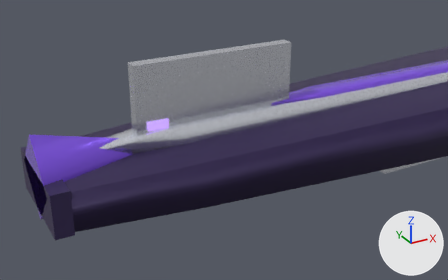
A saved change to the glTF model docs/concept-art/models/herald-hadron.glb.
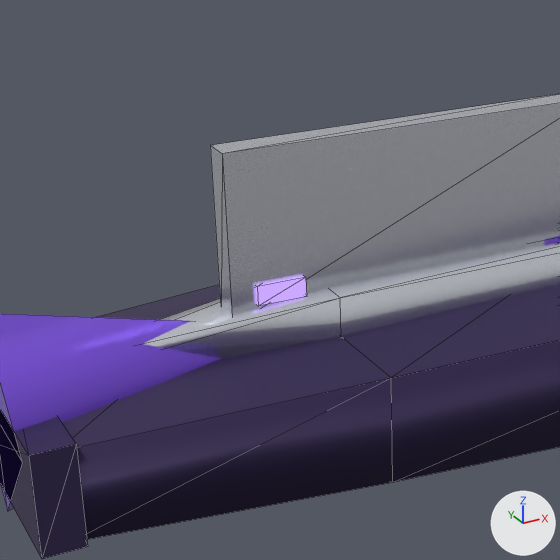
Each version is shown from a 50 mm lens placed at (-36.75, -24.11, 12.51), pointed at (-24.66, -2.13, 1.52), then close up on the part from 8% to 62% of the width and 0% to 86% of the height. Every picture has the same lights, and +X, +Y and +Z are marked at lower right. The first two pictures are the older version. The close-ups show mesh edges as thin lines. Where no turn or scale is listed for an object, it has been applied to the vertices. Vertices at exactly the same position are counted once.

The first close-up shows 'blade_hull', 'blade_spine', 'dorsal_fin', 'drive_prism', 'stern_mark', 'transom' and 1 more.
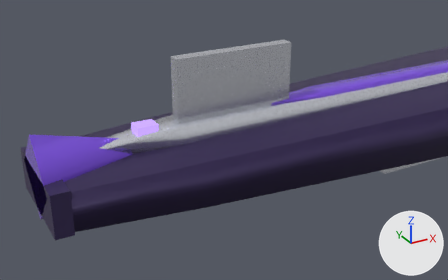
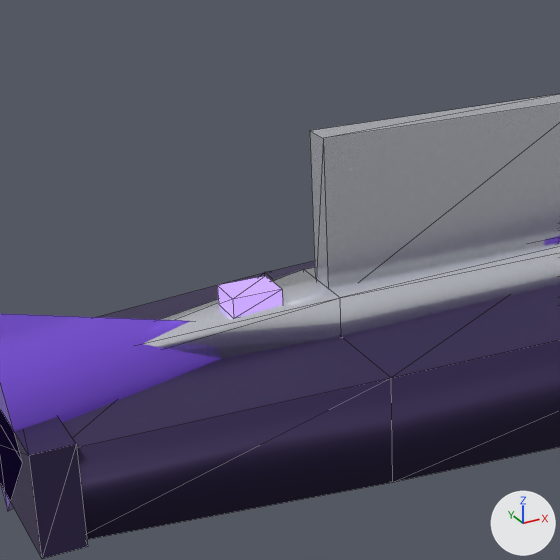
Where the newer file only moved an object's origin or applied its transform, the numbers keep the older frame.

Location of each change, [x1, y1, x2, y2] in pixels of the close-ups (560 x 560 px):
'dorsal_fin', moved, rescaled
    before: [210, 94, 560, 316]
    after: [310, 94, 560, 288]
'stern_mark', moved
    before: [255, 276, 307, 306]
    after: [217, 276, 283, 318]

Patch to the scene script:
```diff
--- a/docs/concept-art/models/herald-hadron.glb.py
+++ b/docs/concept-art/models/herald-hadron.glb.py
@@ me_mesh_11 @@
 # used by ob_dorsal_fin; location = (-24.0, 0.0, 3.2)
-me_mesh_11.from_pydata(...)  # 8 vertices, 12 faces; spans x -4.0..4.0, y -0.3..0.3, z -1.7..1.7
+me_mesh_11.from_pydata(...)  # 8 vertices, 12 faces; spans x -2.0..4.0, y -0.3..0.3, z -1.7..1.7
+# me_mesh_11 part 1: the whole mesh is scaled about its middle by (0.75, 1, 1), then moved by (1.0, 0.0, 0.0)
 me_mesh_11.materials.append(mat_pale_alloy)
@@ ob_stern_mark @@
 ob_stern_mark = bpy.data.objects.new('stern_mark', me_mesh_14)
-ob_stern_mark.location = (-27.0, 0.0, 2.05)
+ob_stern_mark.location = (-27.5, 0.0, 1.9)
```
